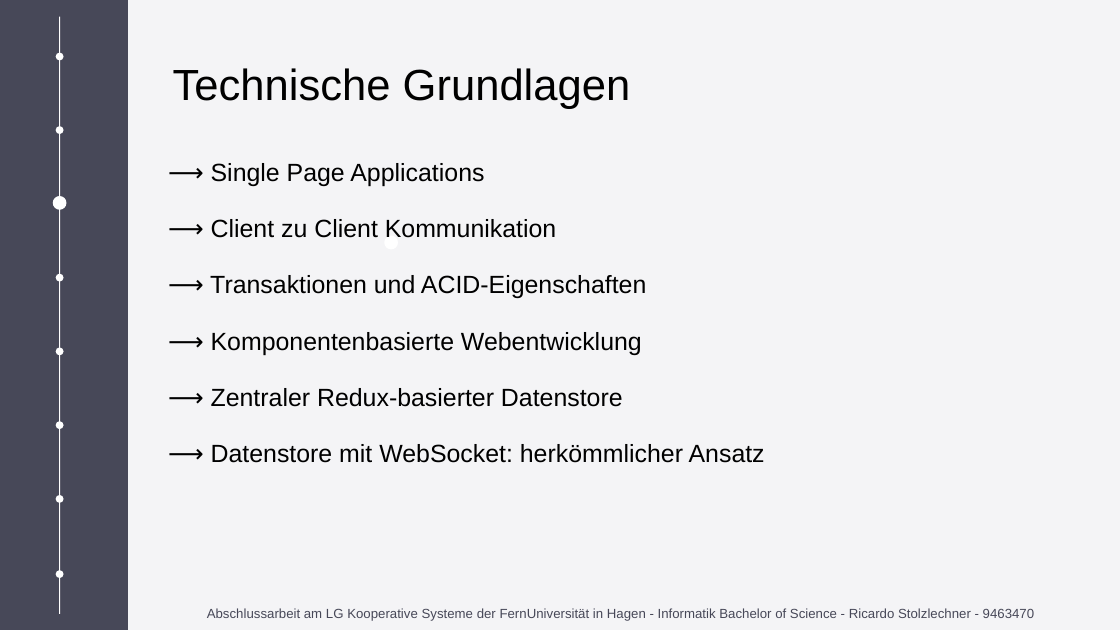
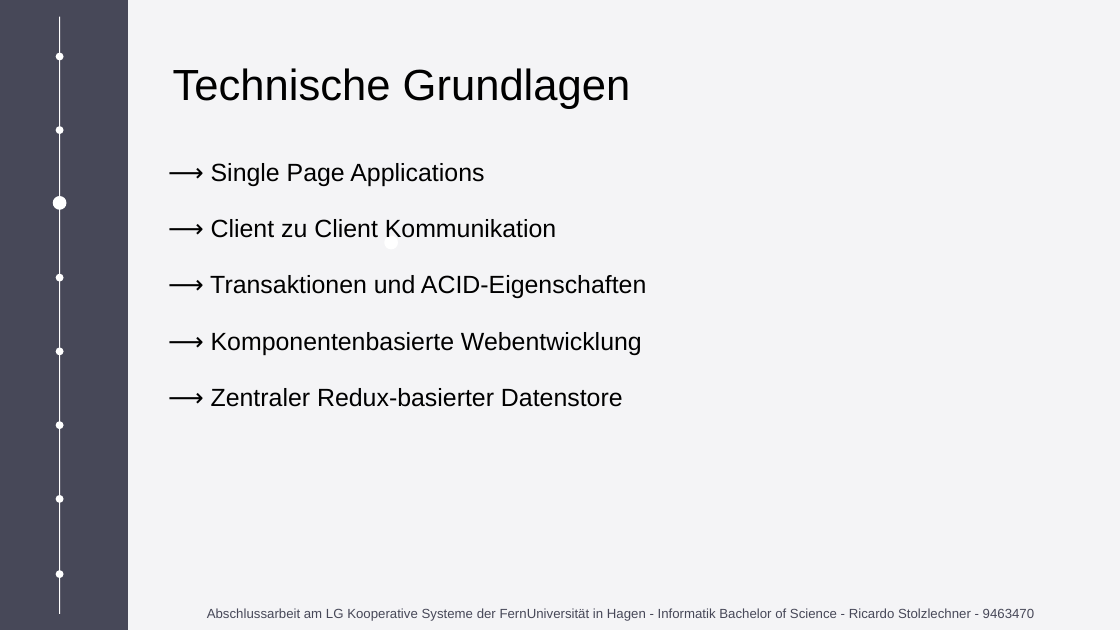
Before and after one commit to RStolzlechner/bachelor-y-redux-socket, a slide deck: slide 6 of kolloquium.odp. Drawn at 1120x630 pixels with LibreOffice and Linux fonts; fonts in the diff are those of the drawing. Boxes give left, top, right and bottom in pixels: in the first picture for what was removed or moved away, otherwise in the second. Text is boxed around its words. In the diff, an @@ line names an element or a change of style, - is before the commit and + after.

```diff
--- a/kolloquium.odp
+++ b/kolloquium.odp
@@ text removed at <box>211,444,765,463</box> @@
-⟶ Datenstore mit WebSocket: herkömmlicher Ansatz
```
Also in this commit, not shown: 2 other slides changed, 4 other files.
